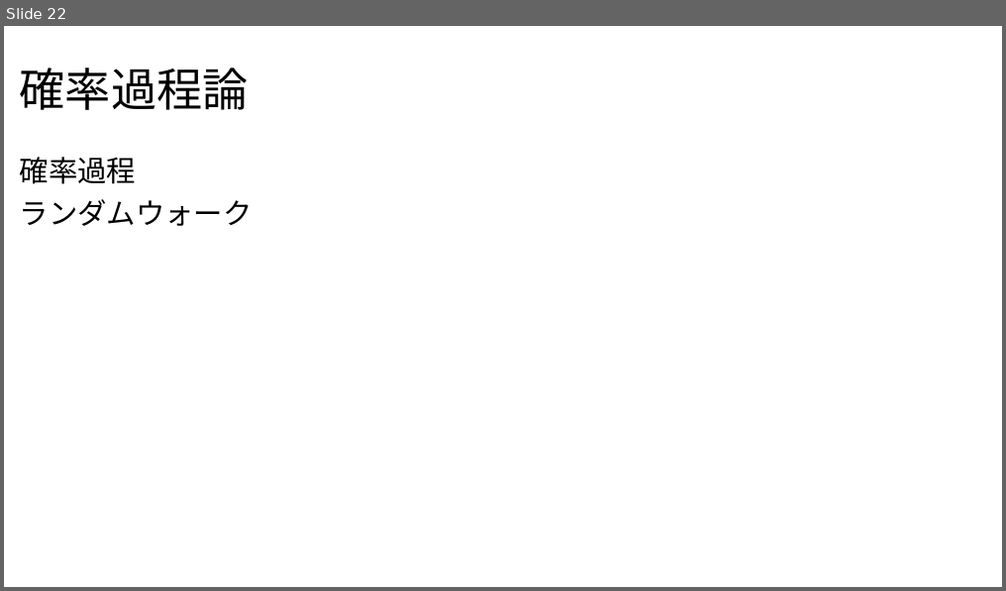
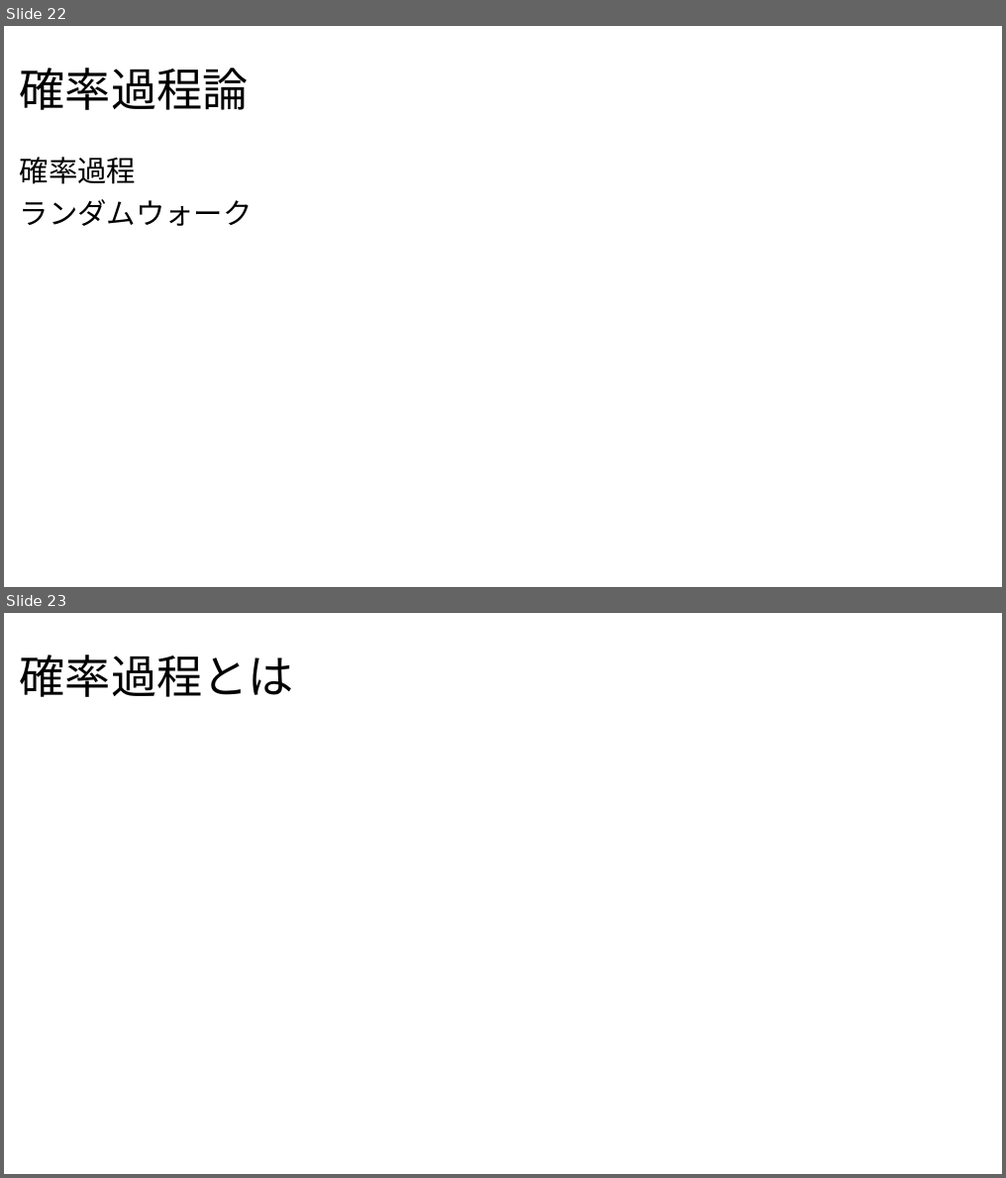
Before and after one commit to Yoshifumi14/stats, a slide deck: statistics2.pptx. Shown one above the other, each under a label of ours: slide 22 before the commit, slides 22 and 23 after it. The pictures are 1006x591 and 1006x1178 pixels, drawn with LibreOffice and Linux fonts; fonts in the diff are those of the drawing. Boxes give left, top, right and bottom in pixels: in the first picture for what was removed or moved away, otherwise in the second. Text is boxed around its words. In the diff, an @@ line names an element or a change of style, - is before the commit and + after.

```diff
--- a/statistics2.pptx
+++ b/statistics2.pptx
@@ slide 23 added at (4,613,1002,1174), background #FFFFFF @@
@@ title added at (20,655,294,697), 44 pt, text #000000 @@
+確率過程とは
```
Also in this commit, not shown: 3 other slides added, 2 other files.
